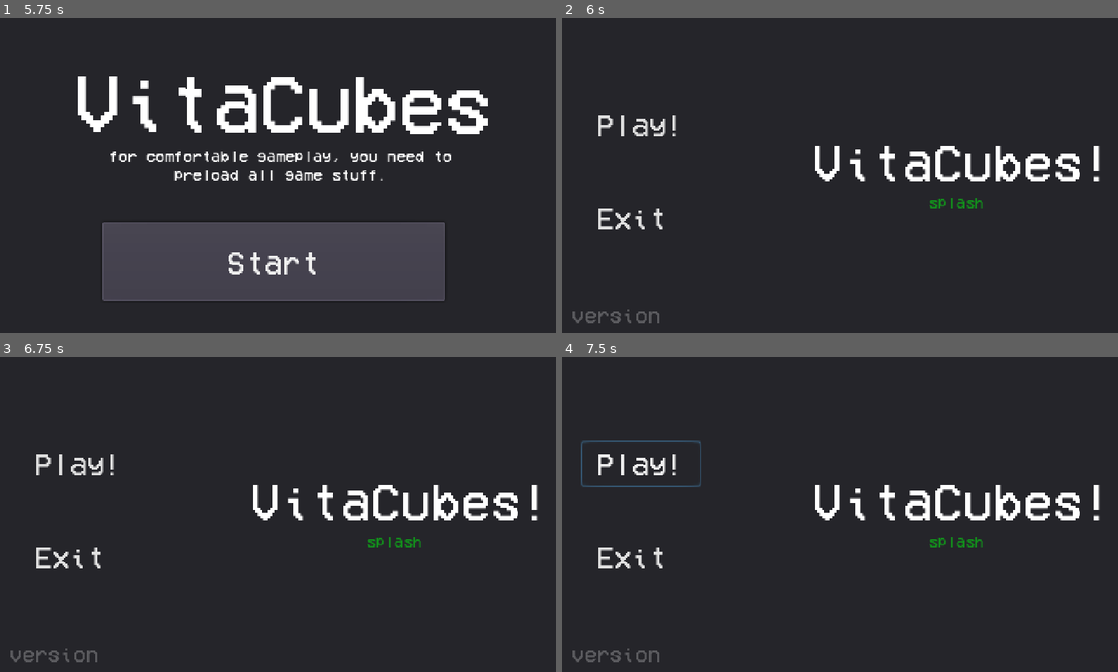
Above: before the commit, frames 1-4 (two rows, left to right).
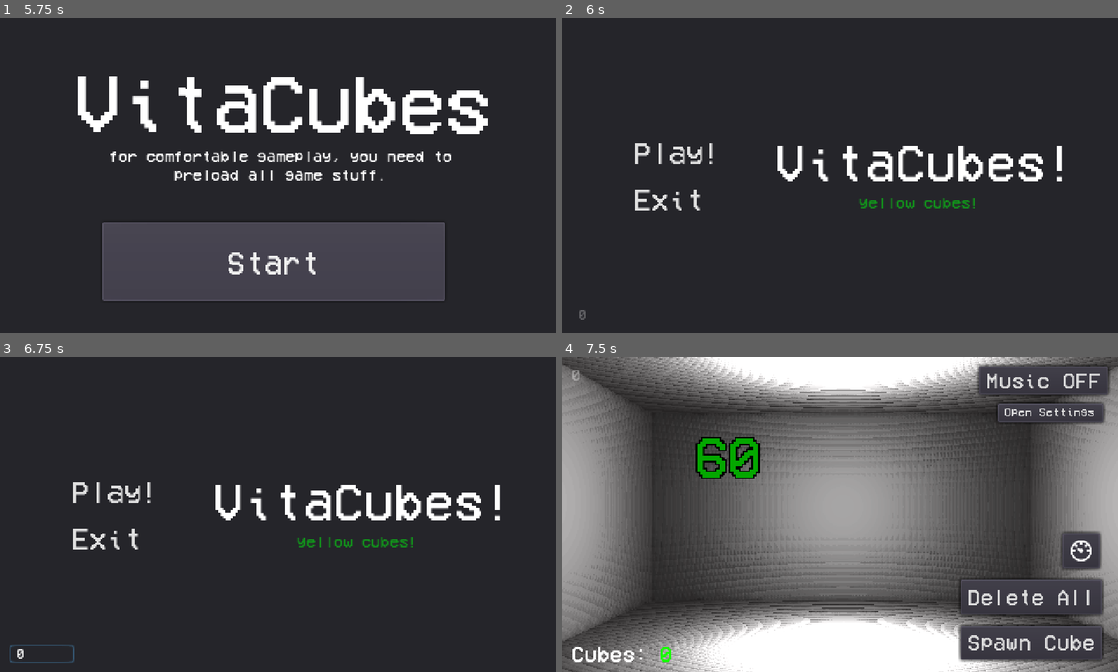
Above: after the commit, the same moments.

Repository: yaragirodev/vitaCubes
Game: Godot game, scene res://scenes/preLoadMenu.tscn
Two runs of this game, one before a commit and one after it. Both use one fixed random seed, a clock stepped at 60 frames per second and the inputs below.
Inputs (mouse positions are in pixels of both pictures, inside the frame that each line leads up to):
- Up to frame 1 (5.75 s): click (467, 304) at 0.5 s, where only the run after the commit has a clickable "Spawn Cube"; click (517, 210) at 1.27 s; click (467, 304) at 2 s, where only the run after the commit has a clickable "Spawn Cube"; click (517, 210) at 2.77 s; click (467, 304) at 3.5 s, where only the run after the commit has a clickable "Spawn Cube"; click (517, 210) at 4.27 s; click "Load Assets" at 5 s
- Up to frame 2 (6 s): click "Start" at 5.75 s
- Up to frame 3 (6.75 s): click (44, 653) at 6.5 s, where only the run after the commit has a clickable "0"
- Up to frame 4 (7.5 s): click "Play!" at 7.25 s

Frame 1 is identical in both runs. In frame 2, 5.0% of the frame differs, in the area x 1-97%, y 30-97%; in frame 3, 5.1%; in frame 4, 85%, in the area x 0-100%, y 0-100%.
Error before the commit: Parse Error: The identifier "scoreboardbutton" isn't declared in the current scope. (res://scenes/mainMenuMainScript.gd:12)

Commit message:
back to autoload to fix C2-12828-1

Diff:
--- a/gui/gui.gd
+++ b/gui/gui.gd
@@ -11,12 +11,10 @@
 onready var settingsButton: Button = $openSettings
 
 # other
-export (NodePath) var mainScenePath
-onready var mainScene = get_node(mainScenePath)
-onready var other_camera: Camera = mainScene.get_node("pCam2")
-onready var main_camera: Camera = mainScene.get_node("pCam")
-onready var spawned_spatial = mainScene.get_node("spawnedStuff")
-onready var musicPlayer = mainScene.get_node("musicStream")
+onready var other_camera: Camera = mainlvl.get_node("pCam2")
+onready var main_camera: Camera = mainlvl.get_node("pCam")
+onready var spawned_spatial = mainlvl.get_node("spawnedStuff")
+onready var musicPlayer = mainlvl.get_node("musicStream")
 export (NodePath) var path_to_settings
 onready var gameSettings = get_node(path_to_settings)
 
--- a/project.godot
+++ b/project.godot
@@ -21,6 +21,7 @@
 
 globalData="*res://global/globalData.gd"
 Cube="*res://assets/cube/cube.tscn"
+mainlvl="*res://scenes/main.tscn"
 
 [display]
 
--- a/scenes/MainMenu.tscn
+++ b/scenes/MainMenu.tscn
@@ -17,7 +17,7 @@
 font_data = ExtResource( 1 )
 
 [sub_resource type="DynamicFont" id=4]
-size = 18
+size = 11
 font_data = ExtResource( 1 )
 
 [node name="Control" type="Control"]
@@ -30,18 +30,18 @@
 margin_bottom = 272.0
 
 [node name="name" type="Label" parent="."]
-margin_left = 216.0
+margin_left = 184.0
 margin_top = 104.0
-margin_right = 476.0
+margin_right = 444.0
 margin_bottom = 143.0
 custom_fonts/font = SubResource( 1 )
 text = "VitaCubes!"
 
 [node name="splash" type="Label" parent="."]
 modulate = Color( 1, 1, 1, 0.521569 )
-margin_left = 216.0
+margin_left = 184.0
 margin_top = 152.0
-margin_right = 464.0
+margin_right = 432.0
 margin_bottom = 168.0
 custom_colors/font_color = Color( 0, 0.952941, 0.054902, 1 )
 custom_fonts/font = SubResource( 2 )
@@ -49,31 +49,35 @@
 align = 1
 
 [node name="Play" type="Button" parent="."]
-margin_left = 16.0
-margin_top = 72.0
-margin_right = 120.0
-margin_bottom = 112.0
+margin_left = 56.0
+margin_top = 96.0
+margin_right = 160.0
+margin_bottom = 136.0
 custom_fonts/font = SubResource( 3 )
 text = "Play!"
 flat = true
+align = 0
 
 [node name="Exit" type="Button" parent="."]
-margin_left = 8.0
-margin_top = 152.0
-margin_right = 112.0
-margin_bottom = 192.0
+margin_left = 56.0
+margin_top = 136.0
+margin_right = 160.0
+margin_bottom = 176.0
 custom_fonts/font = SubResource( 3 )
 text = "Exit"
 flat = true
+align = 0
 
-[node name="version" type="Label" parent="."]
-modulate = Color( 1, 1, 1, 0.258824 )
+[node name="version" type="Button" parent="."]
 margin_left = 8.0
 margin_top = 248.0
-margin_right = 85.0
+margin_right = 64.0
 margin_bottom = 264.0
+custom_colors/font_color = Color( 1, 1, 1, 0.294118 )
 custom_fonts/font = SubResource( 4 )
-text = "version"
+text = "0"
+flat = true
+align = 0
 
 [node name="AudioStreamPlayer" type="AudioStreamPlayer" parent="."]
 stream = ExtResource( 3 )
--- a/scenes/mainMenuMainScript.gd
+++ b/scenes/mainMenuMainScript.gd
@@ -3,13 +3,13 @@
 onready var splashLabel: Label = $splash
 onready var playButton: Button = $Play
 onready var exitButton: Button = $Exit
-onready var versionLabel: Label = $version
+onready var versionLabel = $version
 
 func _ready():
 	#button connects
 	playButton.connect('pressed', self, '_onPlayPressed')
 	exitButton.connect('pressed', self, '_onExitPressed')
-	scoreboardbutton.connect('pressed', self, '_goToScoreboard')
+	versionLabel.connect('pressed', self, '_goToExtendedVersion')
 
 	# version set
 	if OS.get_name() == "Vita":
